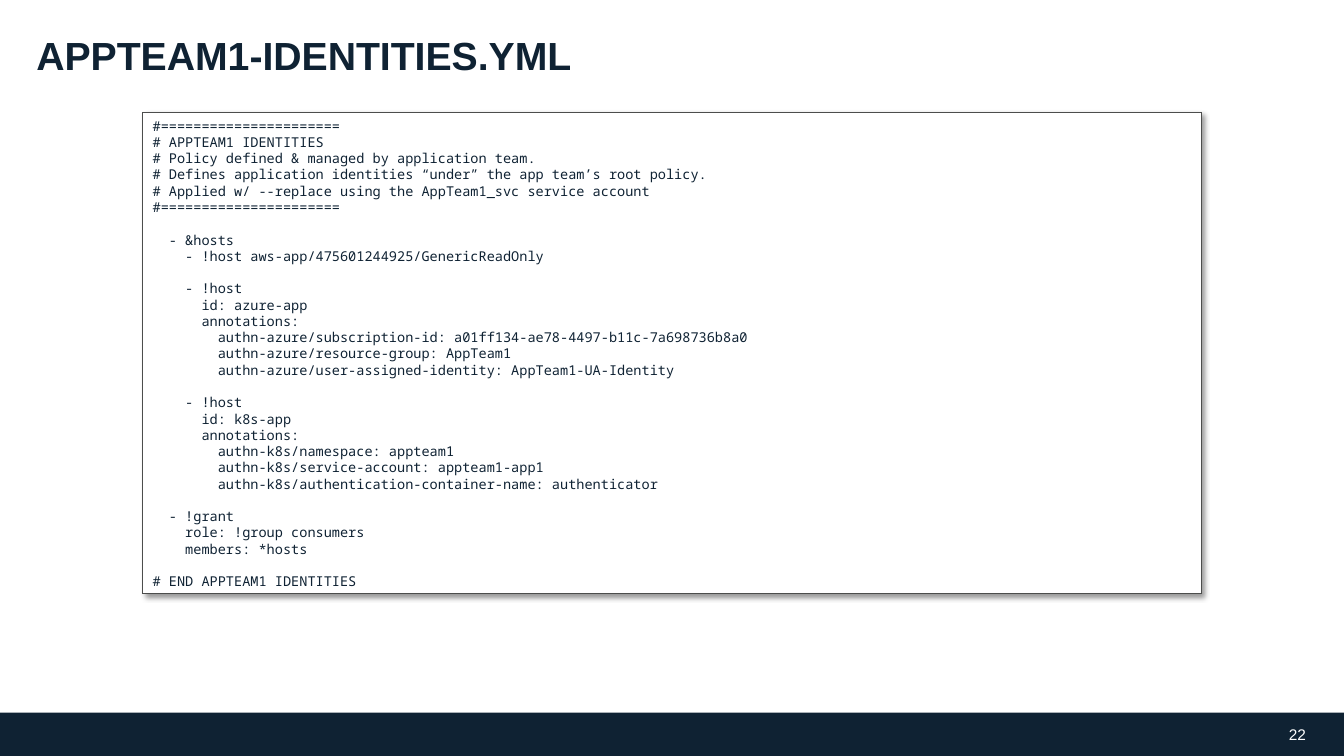
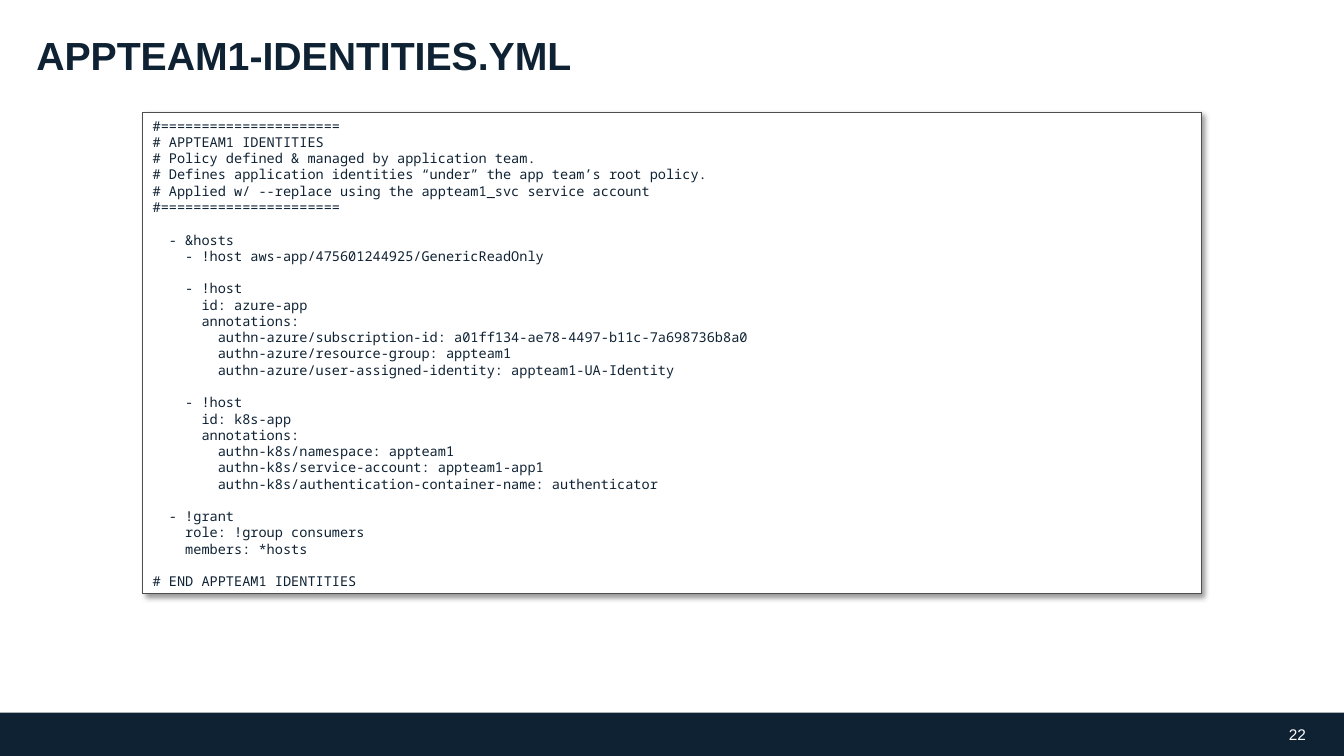
Before and after one commit to conjurdemos/conjur-policy-workshop, a slide deck: slide 22 of ppt/DAP-Policy-Model-200615JH.pptx. Drawn at 1344x756 pixels with LibreOffice and Linux fonts; fonts in the diff are those of the drawing; background and template pictures are left out. Boxes give left, top, right and bottom in pixels: in the first picture for what was removed or moved away, otherwise in the second. Text is boxed around its words. In the diff, an @@ line names an element or a change of style, - is before the commit and + after.

```diff
--- a/ppt/DAP-Policy-Model-200615JH.pptx
+++ b/ppt/DAP-Policy-Model-200615JH.pptx
@@ text in rectangle at [169,185,650,200]: text changed @@
-# Applied w/ --replace using the AppTeam1_svc service account
+# Applied w/ --replace using the appteam1_svc service account
@@ text in rectangle at [218,345,674,379]: text changed @@
-authn-azure/resource-group: AppTeam1
-authn-azure/user-assigned-identity: AppTeam1-UA-Identity
+authn-azure/resource-group: appteam1
+authn-azure/user-assigned-identity: appteam1-UA-Identity
```
Also in this commit, not shown: 4 other slides changed.
